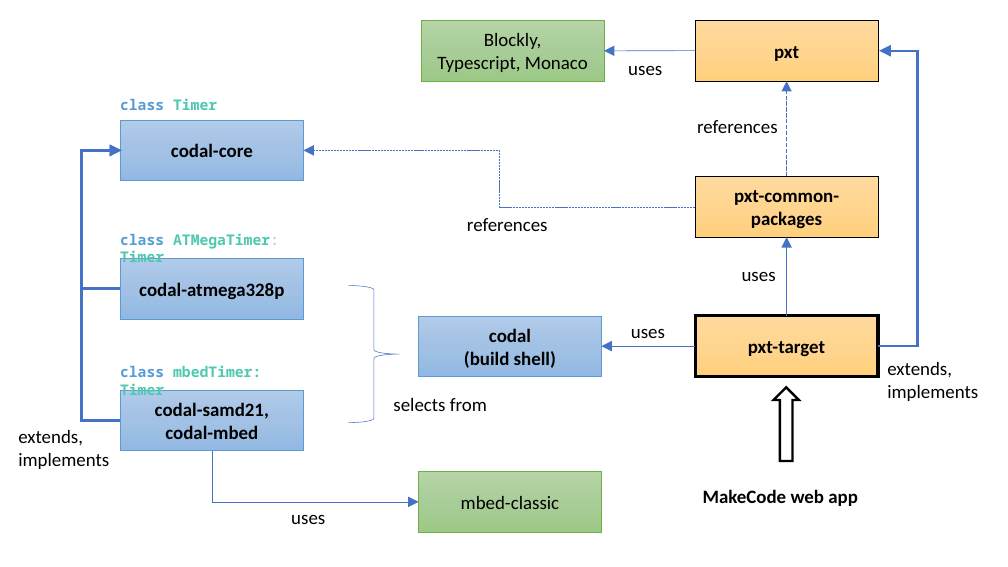
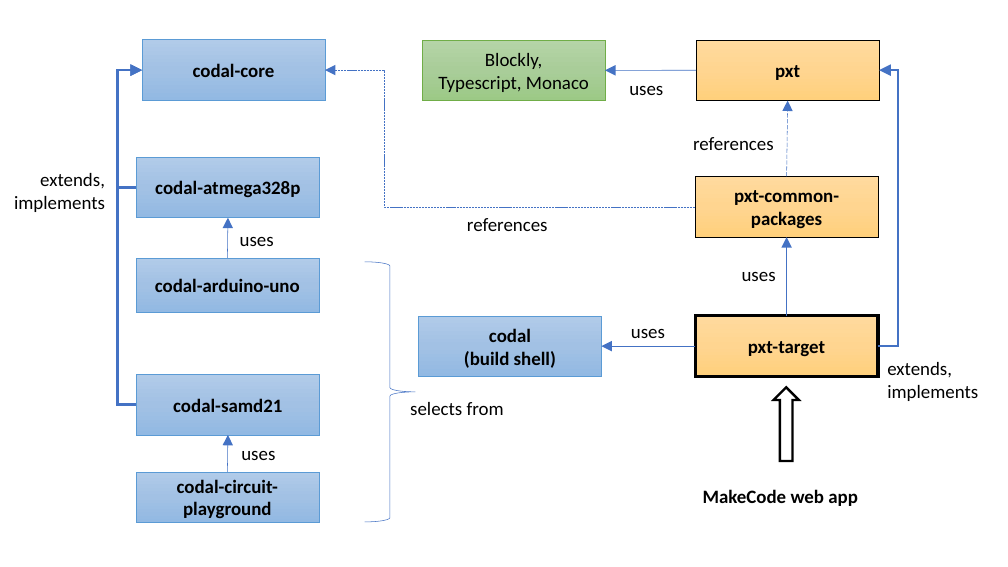
Before and after one commit to microsoft/pxt, a slide deck: slide 2 of papers/tr2017/diagrams.pptx. Drawn at 1008x567 pixels with LibreOffice and Linux fonts; fonts in the diff are those of the drawing. Boxes give left, top, right and bottom in pixels: in the first picture for what was removed or moved away, otherwise in the second. Text is boxed around its words. In the diff, an @@ line names an element or a change of style, - is before the commit and + after.

Commit message:
update with changes to codal

```diff
--- a/papers/tr2017/diagrams.pptx
+++ b/papers/tr2017/diagrams.pptx
@@ rectangle "codal-core": place and size @@
-rectangle "codal-core" at <box>120,120,303,181</box>
+rectangle "codal-core" at <box>142,40,325,101</box>
@@ elbow arrow moved from (122, 150) - (120, 420) to (142, 70) - (137, 405) @@
@@ elbow arrow moved from (122, 150) - (120, 289) to (142, 70) - (137, 188) @@
@@ elbow arrow moved from (696, 207) - (303, 150) to (696, 207) - (325, 70) @@
@@ 2 rectangles, 1 text, 1 arrow: place and size @@
-2 rectangles, 1 text, 1 arrow at <box>421,20,879,81</box>
+2 rectangles, 1 text, 1 arrow at <box>422,40,879,101</box>
@@ elbow arrow moved from (878, 346) - (879, 51) to (878, 346) - (879, 70) @@
@@ text removed at <box>120,98,217,110</box> @@
-class Timer
@@ arrow moved from (787, 176) - (787, 81) to (787, 176) - (788, 101) @@
@@ text "references": place and size @@
-text "references" at <box>697,120,778,133</box>
+text "references" at <box>693,137,774,150</box>
@@ text "extends,": place and size @@
-text "extends," at <box>18,430,109,469</box>
+text "extends," at <box>14,173,105,212</box>
@@ text "extends," at <box>14,173,105,212</box>: alignment left to right @@
@@ rectangle "codal-atmega328p": place and size @@
-rectangle "codal-atmega328p" at <box>120,258,303,318</box>
+rectangle "codal-atmega328p" at <box>137,157,320,218</box>
@@ text removed at <box>120,233,279,267</box> @@
-class ATMegaTimer: Timer
@@ arrow added from (228, 258) to (228, 218), #4472C4 0.5 pt @@
@@ text added at <box>240,237,274,246</box>, 18 pt, text #000000 @@
+uses
@@ rectangle added at <box>136,258,319,312</box>, fill gradient #B1CBE9 to #A3C1E5 to #93B9E4, outline #5B9BD5 0.5 pt, 18 pt, text #000000, bold @@
+codal-arduino-uno
@@ right brace: place and size @@
-right brace at <box>349,286,399,423</box>
+right brace at <box>364,262,415,522</box>
@@ text removed at <box>120,365,261,400</box> @@
-class mbedTimer: Timer
@@ rectangle "codal-samd21": place and size @@
-rectangle "codal-samd21" at <box>120,390,303,451</box>
+rectangle "codal-samd21" at <box>137,374,320,435</box>
@@ text in rectangle at <box>173,398,282,412</box>: text changed @@
-codal-samd21,
-codal-mbed
+codal-samd21
@@ text "selects from": place and size @@
-text "selects from" at <box>393,398,487,411</box>
+text "selects from" at <box>410,402,504,415</box>
@@ arrow added from (228, 472) to (228, 435), #4472C4 0.5 pt @@
@@ text "uses": place and size @@
-text "uses" at <box>291,515,325,524</box>
+text "uses" at <box>241,451,275,460</box>
@@ rectangle added at <box>136,472,319,522</box>, fill gradient #B1CBE9 to #A3C1E5 to #93B9E4, outline #5B9BD5 0.5 pt, 18 pt, text #000000, bold @@
+codal-circuit-playground
@@ elbow arrow removed from (212, 451) to (419, 502) @@
@@ rectangle removed at <box>419,472,602,532</box> @@
-mbed-classic
```
Also in this commit, not shown: 3 other files.
